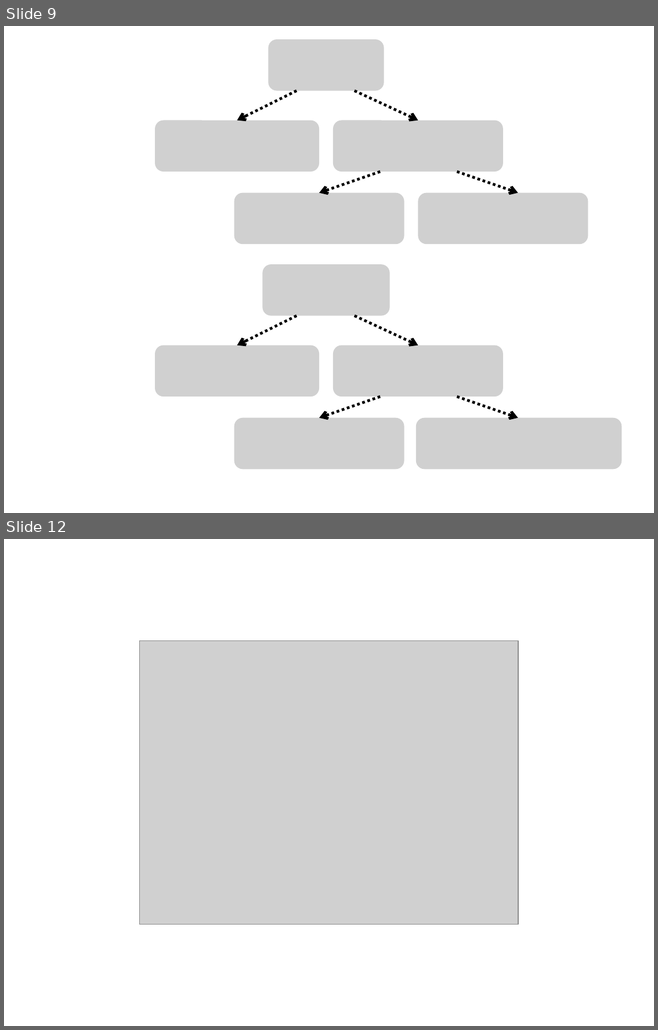
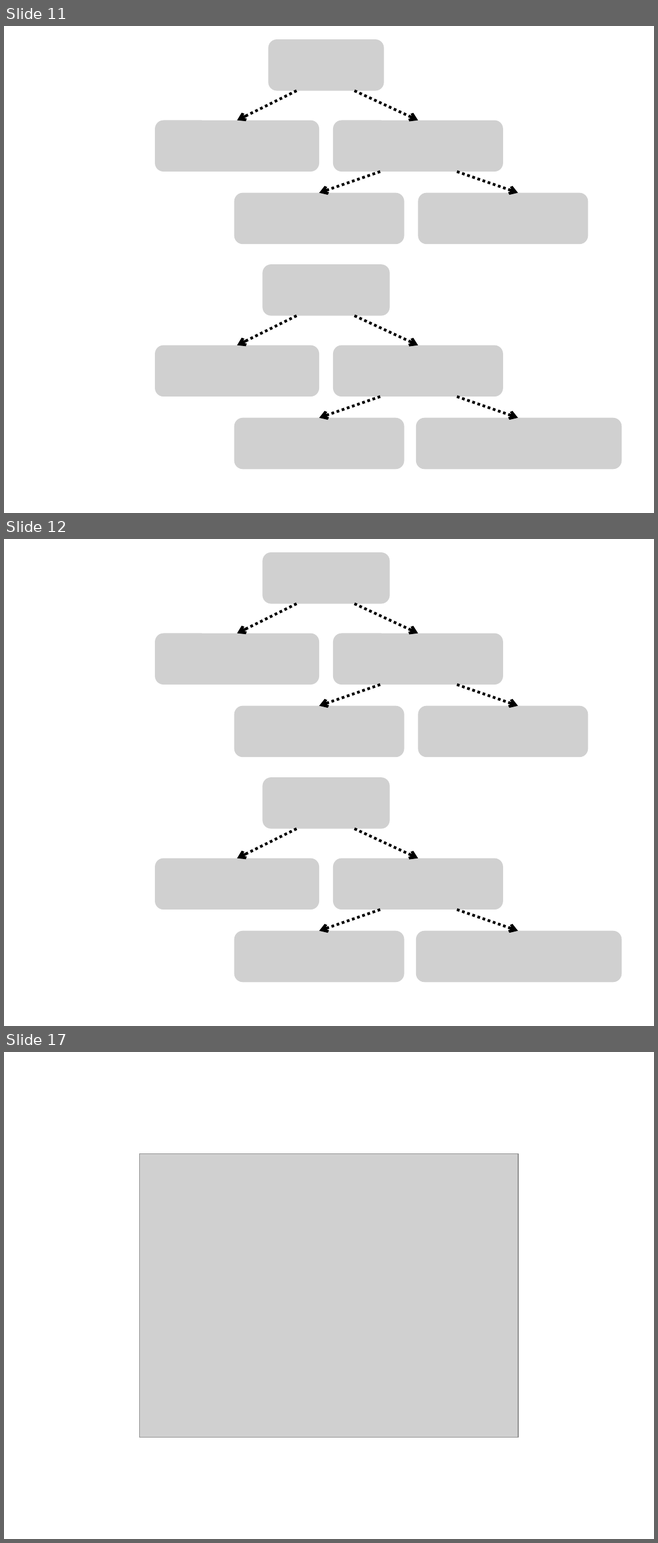
Before and after one commit to answeredbyablemind/answeredbyablemind.github.io, a slide deck: pics/2021-11-02-RM_ANOVA/pics.pptx. Shown one above the other, each under a label of ours: slides 9 and 12 before the commit, slides 11, 12 and 17 after it; the slides between them are not shown. The pictures are 658x1030 and 658x1543 pixels, drawn with LibreOffice and Linux fonts; fonts in the diff are those of the drawing; grey boxes stand for pictures. Boxes give left, top, right and bottom in pixels: in the first picture for what was removed or moved away, otherwise in the second. Text is boxed around its words. In the diff, an @@ line names an element or a change of style, - is before the commit and + after.

```diff
--- a/pics/2021-11-02-RM_ANOVA/pics.pptx
+++ b/pics/2021-11-02-RM_ANOVA/pics.pptx
@@ slide 12 added at [4,539,654,1026], background #FFFFFF @@
@@ picture added at [263,553,390,604] @@
@@ arrow added from (296, 604) to (237, 633), #000000 3 pt dashed @@
@@ arrow added from (354, 604) to (418, 633), #000000 3 pt dashed @@
@@ picture added at [155,633,319,685] @@
@@ picture added at [333,633,503,685] @@
@@ arrow added from (380, 685) to (319, 706), #000000 3 pt dashed @@
@@ arrow added from (457, 685) to (518, 706), #000000 3 pt dashed @@
@@ picture added at [234,706,404,757] @@
@@ picture added at [418,706,588,757] @@
@@ picture added at [263,777,390,829] @@
@@ arrow added from (296, 829) to (237, 859), #000000 3 pt dashed @@
@@ arrow added from (354, 829) to (418, 859), #000000 3 pt dashed @@
@@ picture added at [155,859,319,910] @@
@@ picture added at [333,859,503,910] @@
@@ arrow added from (380, 910) to (319, 931), #000000 3 pt dashed @@
@@ arrow added from (457, 910) to (518, 931), #000000 3 pt dashed @@
@@ picture added at [234,931,404,982] @@
@@ picture added at [416,931,621,982] @@
@@ what was slide 9 is now slide 11 @@
@@ what was slide 12 is now slide 17 @@
```
Also in this commit, not shown: 3 slides changed, 4 other slides added, 11 other files.
